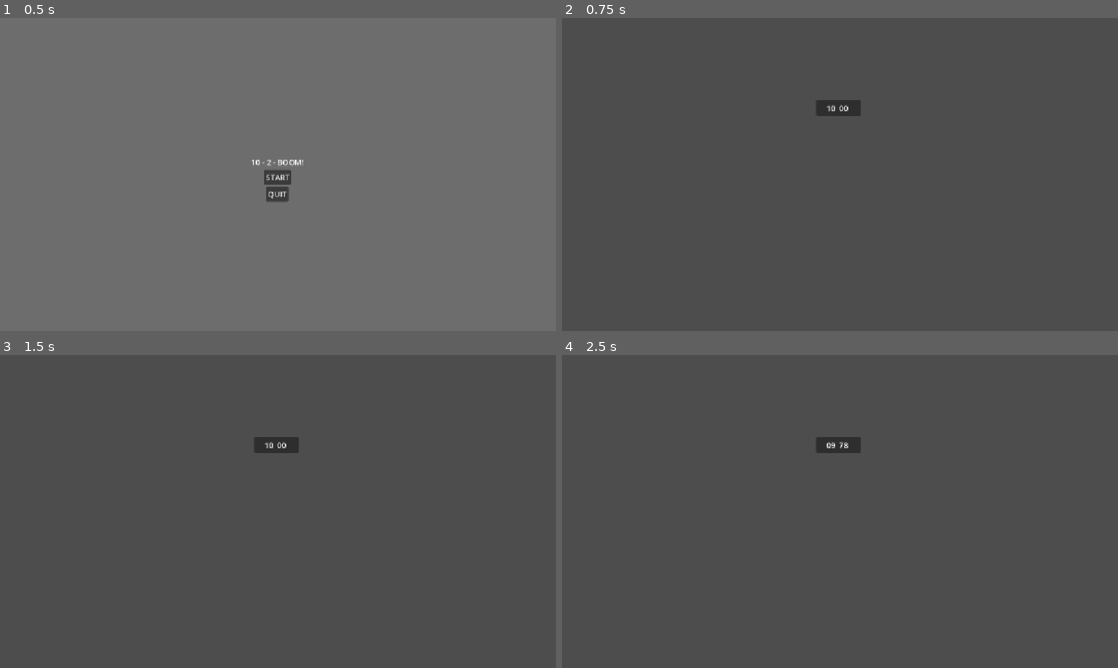
Above: before the commit, frames 1-4 (two rows, left to right).
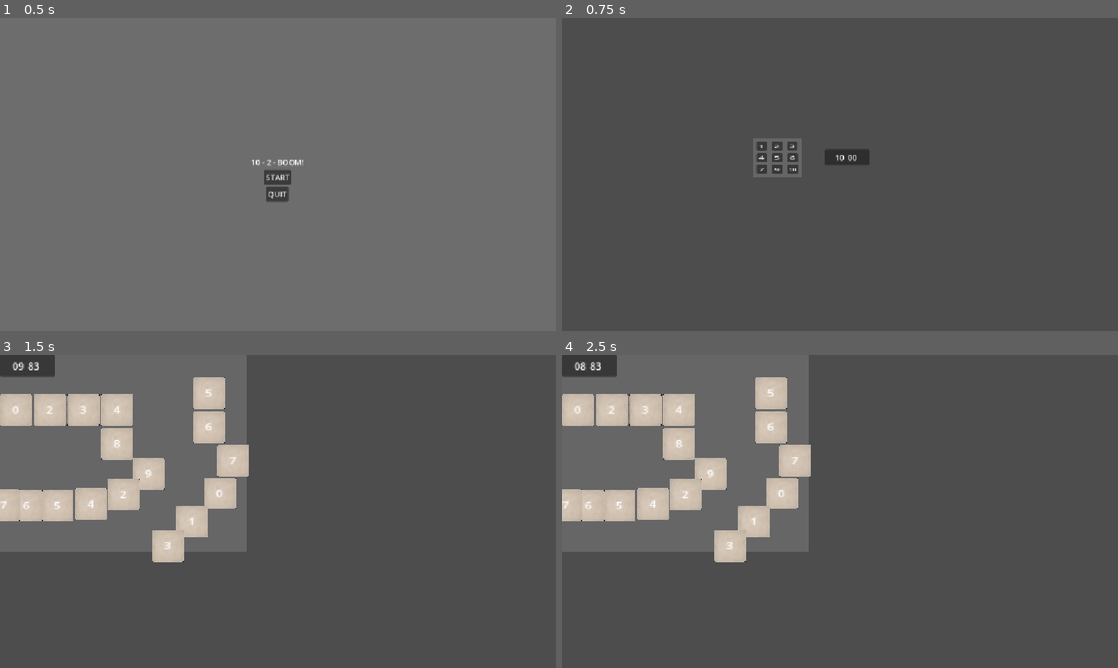
Above: after the commit, the same moments.

Repository: ZangerlA/minigamejam25_2
Game: Godot game, scene res://Scenes/start_screen.tscn
Same seed, same stepped clock (60 frames per second), same inputs: the game is played once before the commit and once after it.
Inputs (mouse positions are in pixels of both pictures, inside the frame that each line leads up to):
- Up to frame 1 (0.5 s): no input
- Up to frame 2 (0.75 s): click "START" at 0.5 s
- Up to frame 3 (1.5 s): click (200, 483) at 1.25 s, where only the run after the commit has a clickable "1"
- Up to frame 4 (2.5 s): tap Enter at 2 s; move the mouse to (962, 495) at 2.02 s; hold Right (ui_right) from 2.03 s (still down); tap Space at 2.27 s

Frame 1 is identical in both runs. In frame 2, 1.3% of the frame differs, in the area x 34-56%, y 26-51%; in frame 3, 28%, in the area x 0-54%, y 0-67%; in frame 4, 28%.

Commit message:
partially add first labyrinth

Diff:
--- a/Scenes/Scripts/keypadButton.gd
+++ b/Scenes/Scripts/keypadButton.gd
@@ -5,13 +5,13 @@
 
 var flag_green : bool = false
 
+func _ready() -> void:
+	pressed.connect(_on_pressed)
 
 func _on_pressed():
 	if redrect_scene_path != "":
 		get_tree().change_scene_to_file(redrect_scene_path)
-	else:
-		print_debug("No scene path provided!")
-		# TODO Not Implemented yet text here
+
 
 func setDone():
 	flag_green = true
--- a/Scenes/key_pad.tscn
+++ b/Scenes/key_pad.tscn
@@ -1,16 +1,17 @@
-[gd_scene load_steps=3 format=3 uid="uid://drs6b6lsc05se"]
+[gd_scene load_steps=2 format=3 uid="uid://drs6b6lsc05se"]
 
-[ext_resource type="PackedScene" uid="uid://dqt5rsrb7g36q" path="res://Scenes/button_key_pad.tscn" id="1_0lc6f"]
-[ext_resource type="Texture2D" uid="uid://cchqydkq3cwxj" path="res://Assets/Textures/keypad_bg.png" id="1_wgi54"]
+[ext_resource type="PackedScene" path="res://Scenes/button_key_pad.tscn" id="1_0lc6f"]
 
 [node name="KeyPad" type="Node2D"]
 
-[node name="Sprite2D" type="Sprite2D" parent="."]
-position = Vector2(51.999996, 41.999996)
-scale = Vector2(0.14000122, 0.1)
-texture = ExtResource("1_wgi54")
+[node name="ColorRect" type="ColorRect" parent="."]
+offset_right = 40.0
+offset_bottom = 40.0
+scale = Vector2(2.563326, 2.0400014)
+color = Color(0.40069774, 0.40069774, 0.40069768, 1)
 
 [node name="Button" parent="." instance=ExtResource("1_0lc6f")]
+redrect_scene_path = "res://Scenes/maze_1.tscn"
 
 [node name="Button2" parent="." instance=ExtResource("1_0lc6f")]
 offset_left = 40.000004
@@ -57,7 +58,7 @@
 [node name="Button9" parent="." instance=ExtResource("1_0lc6f")]
 offset_left = 72.0
 offset_top = 56.000008
-offset_right = 99.0
+offset_right = 90.0
 offset_bottom = 87.00001
 scale = Vector2(0.7999996, 0.59999967)
 text = "10"
--- a/main.gd
+++ b/main.gd
@@ -8,6 +8,7 @@
 
 var current_state: GameState = GameState.WAITING_TO_START
 var mazes_completed: int = 0
+var current_button: Button = null  # Track which button was pressed
 
 @export var timer_component: Node2D
 @export var keypad: Node2D
@@ -15,6 +16,25 @@
 func _ready() -> void:
 	if timer_component and timer_component.has_signal("countdown_finished"):
 		timer_component.countdown_finished.connect(_bomb_timer_timout)
+
+	if keypad:
+		_connect_keypad_buttons()
+
+
+func _connect_keypad_buttons() -> void:
+	for child in keypad.get_children():
+		if child is Button:
+			child.pressed.connect(_on_keypad_button_pressed.bind(child))
+
+
+func _on_keypad_button_pressed(button: Button) -> void:
+	if current_state == GameState.WAITING_TO_START:
+		start_game()
+
+	if current_state != GameState.PLAYING:
+		return
+
+	current_button = button
 
 
 func _input(event: InputEvent) -> void:
@@ -38,11 +58,16 @@
 	get_tree().change_scene_to_file("res://Scenes/start_screen.tscn")
 
 
-func on_maze_solved() -> void:
+func on_maze_solved(button_index: int = -1) -> void:
 	if current_state != GameState.PLAYING:
 		return
 
 	mazes_completed += 1
+
+	if button_index >= 0 and keypad:
+		var buttons = keypad.get_children()
+		if button_index < buttons.size() and buttons[button_index].has_method("setDone"):
+			buttons[button_index].setDone()
 
 	if timer_component:
 		timer_component.reset_timer()
--- a/main.tscn
+++ b/main.tscn
@@ -1,14 +1,19 @@
-[gd_scene load_steps=3 format=3 uid="uid://bqsnlrp5dcg8m"]
+[gd_scene load_steps=4 format=3 uid="uid://bqsnlrp5dcg8m"]
 
 [ext_resource type="Script" uid="uid://b1a1mgtoo6evw" path="res://main.gd" id="1_0xm2m"]
 [ext_resource type="PackedScene" path="res://Scenes/Timer.tscn" id="2_h2yge"]
+[ext_resource type="PackedScene" uid="uid://6kwj7grgk8n5" path="res://Scenes/key_pad.tscn" id="3_h2yge"]
 
-[node name="Main" type="Node" node_paths=PackedStringArray("timer_component")]
+[node name="Main" type="Node" node_paths=PackedStringArray("timer_component", "keypad")]
 script = ExtResource("1_0xm2m")
 timer_component = NodePath("Timer")
+keypad = NodePath("KeyPad")
 
 [node name="Timer" parent="." instance=ExtResource("2_h2yge")]
-position = Vector2(529, 170)
+position = Vector2(547, 272)
 
 [node name="Camera2D" type="Camera2D" parent="."]
 position = Vector2(578, 324)
+
+[node name="KeyPad" parent="." instance=ExtResource("3_h2yge")]
+position = Vector2(397, 248)
